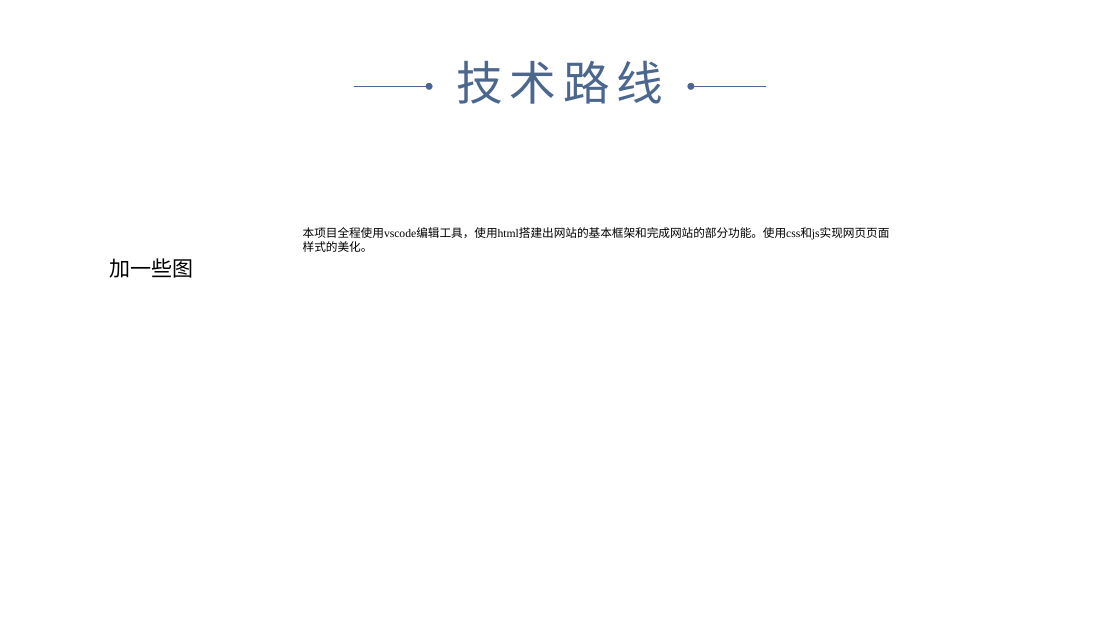
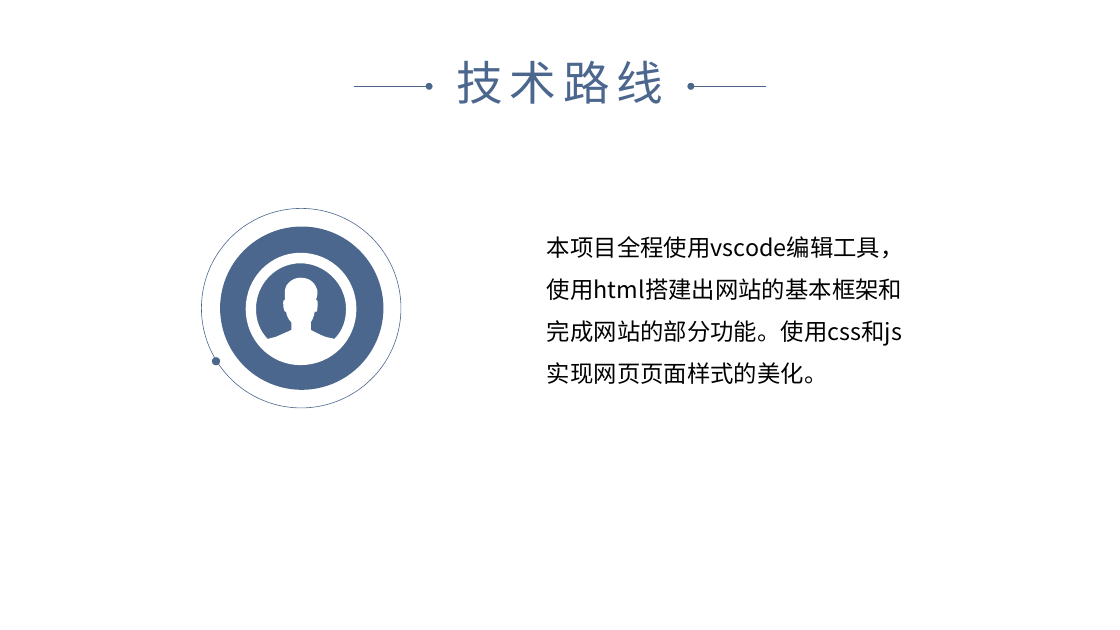
Before and after one commit to myself1528/Course-Design, a slide deck: slide 12 of 1组-高冷man-网络热梗词典.pptx. Drawn at 1120x630 pixels with LibreOffice and Linux fonts; fonts in the diff are those of the drawing. Boxes give left, top, right and bottom in pixels: in the first picture for what was removed or moved away, otherwise in the second. Text is boxed around its words. In the diff, an @@ line names an element or a change of style, - is before the commit and + after.

```diff
--- a/1组-高冷man-网络热梗词典.pptx
+++ b/1组-高冷man-网络热梗词典.pptx
@@ ellipse added at <box>202,208,402,408</box>, outline #4C678E 0.5 pt @@
@@ text "本项目全程使用vscode编辑工具，使用html搭建出网站的基本框架和完成网站的部分功能。使用css和js实现网页页面样 ...": place and size @@
-text "本项目全程使用vscode编辑工具，使用html搭建出网站的基本框架和完成网站的部分功能。使用css和js实现网页页面样 ..." at <box>303,227,890,252</box>
+text "本项目全程使用vscode编辑工具，使用html搭建出网站的基本框架和完成网站的部分功能。使用css和js实现网页页面样 ..." at <box>547,236,904,384</box>
@@ text "本项目全程使用vscode编辑工具，使用html搭建出网站的基本框架和完成网站的部分功能。使用css和js实现网页页面样 ..." at <box>547,236,904,384</box>: size 10 to 20 pt, font Times New Roman to Noto Sans CJK SC; line spacing 1 to 1.5 @@
@@ ellipse added at <box>220,227,383,390</box>, fill #4C678E @@
@@ text removed at <box>110,258,194,278</box> @@
-加一些图
@@ freeform shape added at <box>246,253,357,365</box>, fill #FFFFFF @@
@@ ellipse added at <box>212,357,220,365</box>, fill #4C678E @@
```
Also in this commit, not shown: 25 other slides changed, 1 other file.
